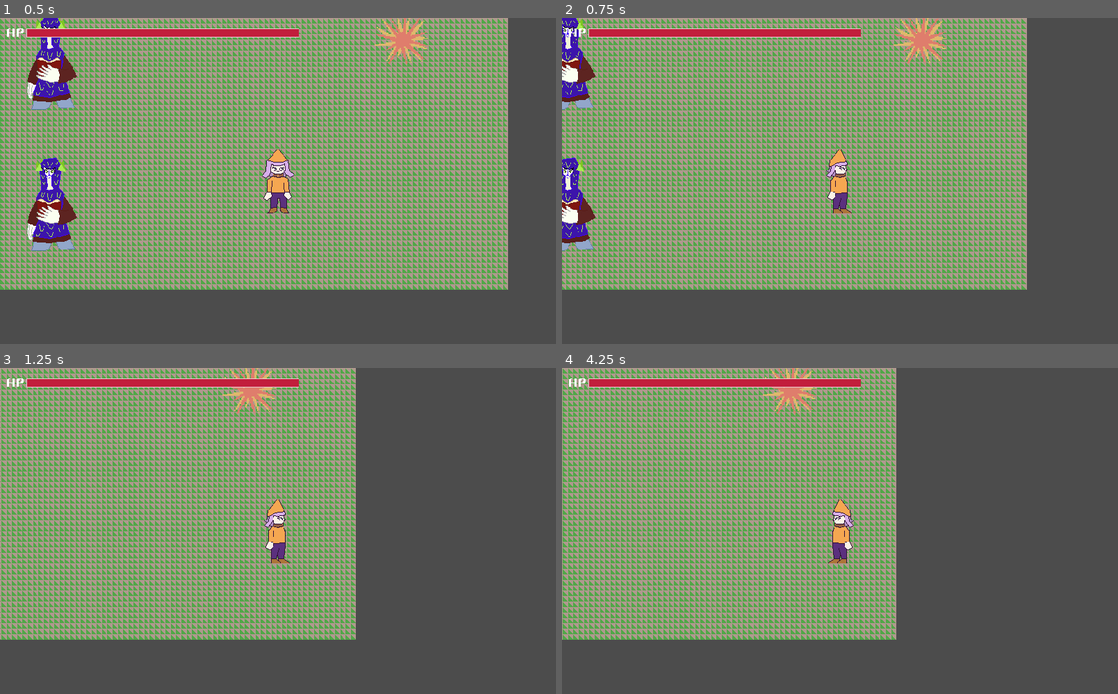
Above: before the commit, frames 1-4 (two rows, left to right).
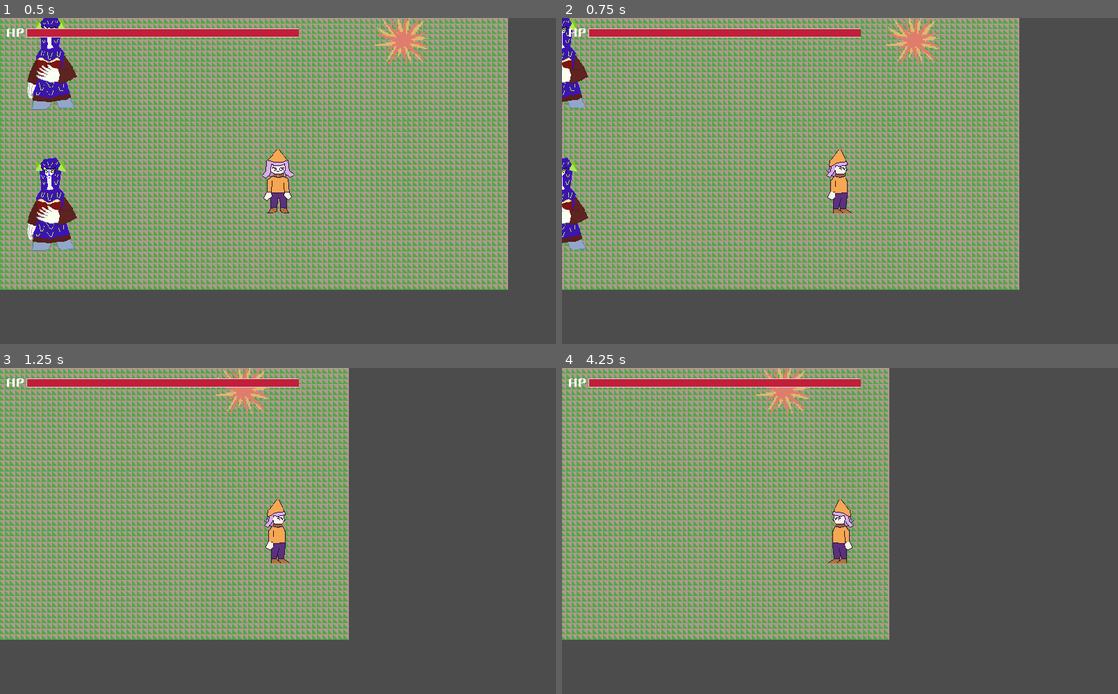
Above: after the commit, the same moments.

Repository: InKeaton/TheLibrarian
Game: Godot game, scene res://main.tscn
Same seed, same stepped clock (60 frames per second), same inputs: the game is played once before the commit and once after it. Sound files missing from this copy of the repository are replaced by a short silence.
Inputs:
- Up to frame 1 (0.5 s): no input
- Up to frame 2 (0.75 s): tap Enter at 0.5 s; hold Right (choice_right_down) from 0.53 s (still down); tap X (sprint, bound only after the commit) at 0.6 s
- Up to frame 3 (1.25 s): keep holding Right (choice_right_down)
- Up to frame 4 (4.25 s): tap Z (talk) at 1.35, 3.6 s; tap X (sprint, bound only after the commit) at 1.55, 2.1, 2.85, 3.8 s; release Right (choice_right_down) at 2.78 s; hold Left (choice_left_up) from 2.78 s (still down)

Frame 1 is identical in both runs. In frame 2, 33% of the frame differs, in the area x 0-84%, y 0-84%; in frame 3, 24%; in frame 4, 23%.

Commit message:
ADD: sprint function

Diff:
--- a/Player/Player.gd
+++ b/Player/Player.gd
@@ -10,6 +10,8 @@
 export var speed = 400
 # vita del giocatore
 var _health = 500
+# variabile che indica che stiamo sprintando
+var _sprint = 0
 # variabili temporanee per implementare il dialogo
 var _is_in_dialogue = false
 # segnale variazione salute
@@ -47,6 +49,13 @@
 	if Input.is_action_pressed("move_up"):
 		velocity.y -= 1
 		# $Speakbox.rotation_degrees = 180
+	# determina se dobbiamo aumentare la velocità
+	if Input.is_action_just_pressed("sprint"):
+		_sprint += 1
+	if Input.is_action_just_released("sprint"):
+		_sprint -= 1
+	# aumenta la velocità se sprintiamo
+	speed = 400 + _sprint * 200
 	# normalizza il movimento in caso di movimento diagonale
 	if velocity.length() > 0:
 		velocity = velocity.normalized() * speed
--- a/main.gd
+++ b/main.gd
@@ -9,8 +9,6 @@
 	jsonfile = File.new()
 	jsonfile.open(SAVE_PATH, File.READ_WRITE)
 	save_data = parse_json(jsonfile.get_as_text())
-	print(save_data)
-
 
 func _on_DialogueManager_check_if(variables):
 	var result = 1
--- a/project.godot
+++ b/project.godot
@@ -90,6 +90,11 @@
 , Object(InputEventKey,"resource_local_to_scene":false,"resource_name":"","device":0,"alt":false,"shift":false,"control":false,"meta":false,"command":false,"pressed":false,"scancode":16777234,"physical_scancode":0,"unicode":0,"echo":false,"script":null)
  ]
 }
+sprint={
+"deadzone": 0.5,
+"events": [ Object(InputEventKey,"resource_local_to_scene":false,"resource_name":"","device":0,"alt":false,"shift":false,"control":false,"meta":false,"command":false,"pressed":false,"scancode":88,"physical_scancode":0,"unicode":0,"echo":false,"script":null)
+ ]
+}
 
 [physics]
 
